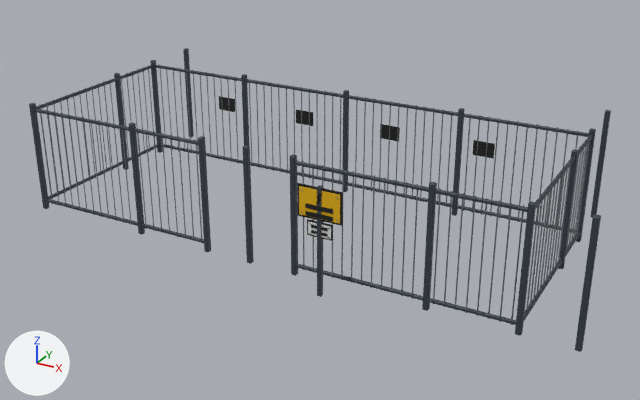
What one commit did to the glTF model assets/models/st-fence.glb.
Camera for both pictures: a camera (50 mm lens) standing at (70.42, 18.94, 6.02) and looking at (64.3, 30.06, 0.45). Every picture has the same lights, and +X, +Y and +Z are marked at lower left. The older version comes first. Where no turn or scale is listed for an object, it has been applied to the vertices. Vertices at exactly the same position are counted once.

The scene before the commit, as lines of its bpy script (objects in view):
```python
me_cube = bpy.data.meshes.new('Cube')
me_cube.from_pydata(...)  # 408 vertices, 748 faces; spans x -0.04..8.79, y -0.04..4.04, z -0.9..0.9
me_cube.materials.append(mat_fence_darkgray)  # greyish blue #424a52
me_cube_027 = bpy.data.meshes.new('Cube.027')
me_cube_027.from_pydata(...)  # 2212 vertices, 3924 faces; spans x -0.16..7.86, y -3.01..0.01, z -0.82..0.82
me_cube_027.materials.append(mat_fence_metalgray)  # grey #8a8f94
me_cube_152 = bpy.data.meshes.new('Cube.152')
me_cube_152.from_pydata(...)  # a box spanning x -0.03..0.03, y -0.03..0.03, z -0.8..0.8
me_cube_152.materials.append(mat_fence_darkgray)  # greyish blue #424a52
ob_fence_posts = bpy.data.objects.new('Fence_Posts', me_cube)
ob_fence_posts.location = (60.0, 28.5, 0.9)
ob_fence_verticalbars = bpy.data.objects.new('Fence_VerticalBars', me_cube_027)
ob_fence_verticalbars.location = (60.15, 31.5, 0.93)
ob_sign_pole = bpy.data.objects.new('Sign_Pole', me_cube_152)
ob_sign_pole.location = (65.35, 28.15, 0.8)
# also in view: 'Sign_BoardYellow' at (65.35, 28.15, 1.35); 'Fence_Rails' at (64.0, 30.0, 0.93)
```
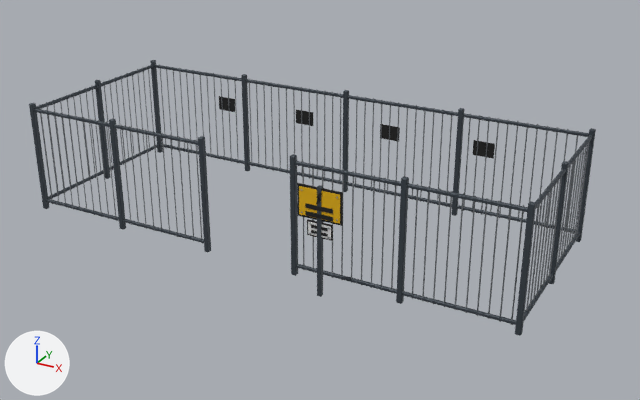
Commit message: R2-T20：修 st-fence 立柱越界 bug（17 根→13 根，包围盒回 8.08×3.08m，4 根 stray 全清）+ 储能场景重拼（269 对象）

Location of each change, [x1, y1, x2, y2] in pixels of the pictures (640 x 400 px; the box of a moved part takes in the faces that stretch with it):
'Fence_Posts', reshaped (9% shorter): before [29, 48, 611, 352]; after [29, 60, 596, 336]
part 1 of me_cube, moved or reshaped: before [114, 73, 129, 170]; after [95, 80, 110, 179]
part 2 of me_cube, moved or reshaped: before [129, 123, 145, 235]; after [109, 119, 126, 229]
part 3 of me_cube, moved or reshaped: before [422, 182, 437, 311]; after [396, 176, 409, 304]
part 4 of me_cube, moved or reshaped: before [558, 149, 578, 269]; after [549, 161, 569, 284]
part 5 of me_cube, deleted: before [575, 214, 601, 352]
part 6 of me_cube, deleted: before [183, 48, 194, 137]
part 7 of me_cube, deleted: before [242, 145, 254, 264]
part 8 of me_cube, deleted: before [591, 110, 611, 218]
part 9 of me_cube_027, moved or reshaped: before [113, 123, 124, 223]; after [121, 125, 132, 225]
part 10 of me_cube_027, moved or reshaped: before [121, 125, 132, 225]; after [129, 126, 139, 227]
part 11 of me_cube_027, moved or reshaped: before [401, 182, 407, 296]; after [412, 184, 418, 299]
part 12 of me_cube_027, moved or reshaped: before [412, 184, 418, 299]; after [422, 186, 430, 297]
part 13 of me_cube_027, moved or reshaped: before [98, 88, 107, 169]; after [103, 81, 113, 170]
part 14 of me_cube_027, moved or reshaped: before [109, 79, 114, 123]; after [115, 77, 124, 165]
part 15 of me_cube_027, moved or reshaped (not visible afterwards): before [552, 166, 566, 272]
part 16 of me_cube_027, moved or reshaped: before [555, 162, 569, 268]; after [558, 159, 572, 263]
part 17 of me_cube_027, moved or reshaped: before [558, 159, 572, 263]; after [560, 155, 574, 259]

The change in detail:
me_cube is used by ob_fence_posts; location (60.0, 28.5, 0.9).
me_cube had 408 vertices, 748 faces and spanned x -0.04..8.79, y -0.04..4.04, z -0.9..0.9.
me_cube now has 312 vertices, 572 faces and spans x -0.04..8.04, y -0.04..3.04, z -0.9..0.9.
me_cube part 1: the loose piece of 24 vertices spanning x -0.04..0.04, y 1.96..2.04, z -0.9..0.9 is moved by (0.0, -0.5, 0.0).
me_cube part 2: the loose piece of 24 vertices spanning x 1.96..2.04, y -0.04..0.04, z -0.9..0.9 is moved by (-0.38, 0.0, 0.0).
me_cube part 3: the loose piece of 24 vertices spanning x 6.71..6.79, y -0.04..0.04, z -0.9..0.9 is moved by (-0.38, 0.0, 0.0).
me_cube part 4: the loose piece of 24 vertices spanning x 7.96..8.04, y 1.96..2.04, z -0.9..0.9 is moved by (0.0, -0.5, 0.0).
me_cube part 5: the loose piece of 24 vertices spanning x 8.71..8.79, y -0.04..0.04, z -0.9..0.9 is deleted.
me_cube part 6: the loose piece of 24 vertices spanning x -0.04..0.04, y 3.96..4.04, z -0.9..0.9 is deleted.
me_cube part 7: the loose piece of 24 vertices spanning x 3.96..4.04, y -0.04..0.04, z -0.9..0.9 is deleted.
me_cube part 8: the loose piece of 24 vertices spanning x 7.96..8.04, y 3.96..4.04, z -0.9..0.9 is deleted.
me_cube_027 has 2212 vertices, 3924 faces and spans x -0.16..7.86, y -3.01..0.01, z -0.82..0.82.
me_cube_027 is used by ob_fence_verticalbars; location (60.15, 31.5, 0.93).
me_cube_027 part 9: the loose piece of 10 vertices spanning x 1.49..1.51, y -3.01..-2.99, z -0.82..0.82 is moved by (0.15, 0.0, 0.0).
me_cube_027 part 10: the loose piece of 10 vertices spanning x 1.64..1.66, y -3.01..-2.99, z -0.82..0.82 is moved by (0.15, 0.0, 0.0).
me_cube_027 part 11: the loose piece of 16 vertices spanning x 6.24..6.26, y -3.01..-2.99, z -0.82..0.82 is moved by (0.15, 0.0, 0.0).
me_cube_027 part 12: the loose piece of 16 vertices spanning x 6.39..6.41, y -3.01..-2.99, z -0.82..0.82 is moved by (0.15, 0.0, 0.0).
me_cube_027 part 13: the loose piece of 16 vertices spanning x -0.16..-0.14, y -1.51..-1.49, z -0.82..0.82 is moved by (0.0, 0.15, 0.0).
me_cube_027 part 14: the loose piece of 16 vertices spanning x -0.16..-0.14, y -1.21..-1.19, z -0.82..0.82 is moved by (0.0, 0.15, 0.0).
me_cube_027 part 15: the loose piece of 16 vertices spanning x 7.84..7.86, y -1.51..-1.49, z -0.82..0.82 is moved by (0.0, 0.15, 0.0).
me_cube_027 part 16: the loose piece of 16 vertices spanning x 7.84..7.86, y -1.36..-1.34, z -0.82..0.82 is moved by (0.0, 0.15, 0.0).
me_cube_027 part 17: the loose piece of 16 vertices spanning x 7.84..7.86, y -1.21..-1.19, z -0.82..0.82 is moved by (0.0, 0.15, 0.0).
